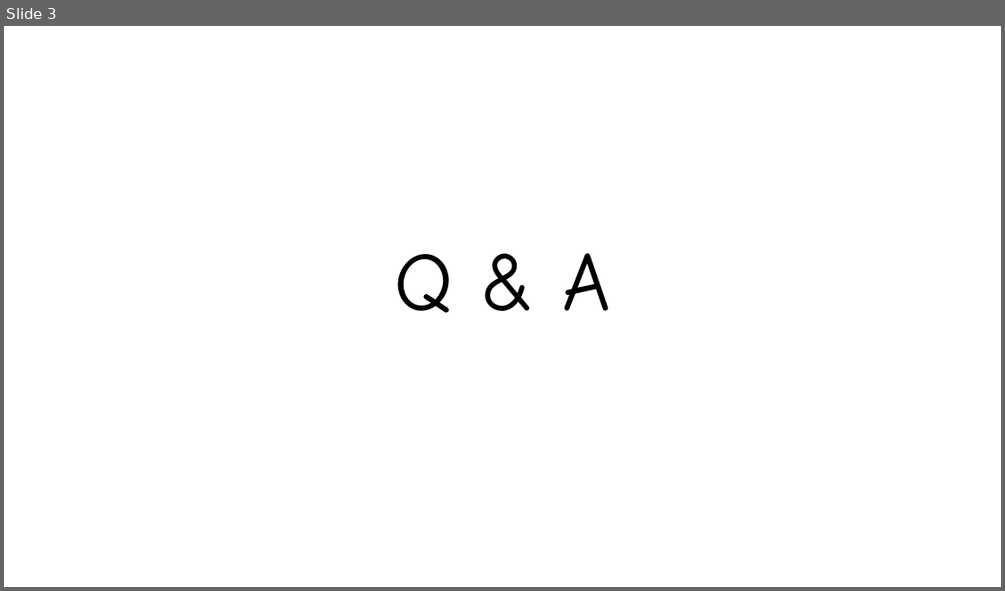
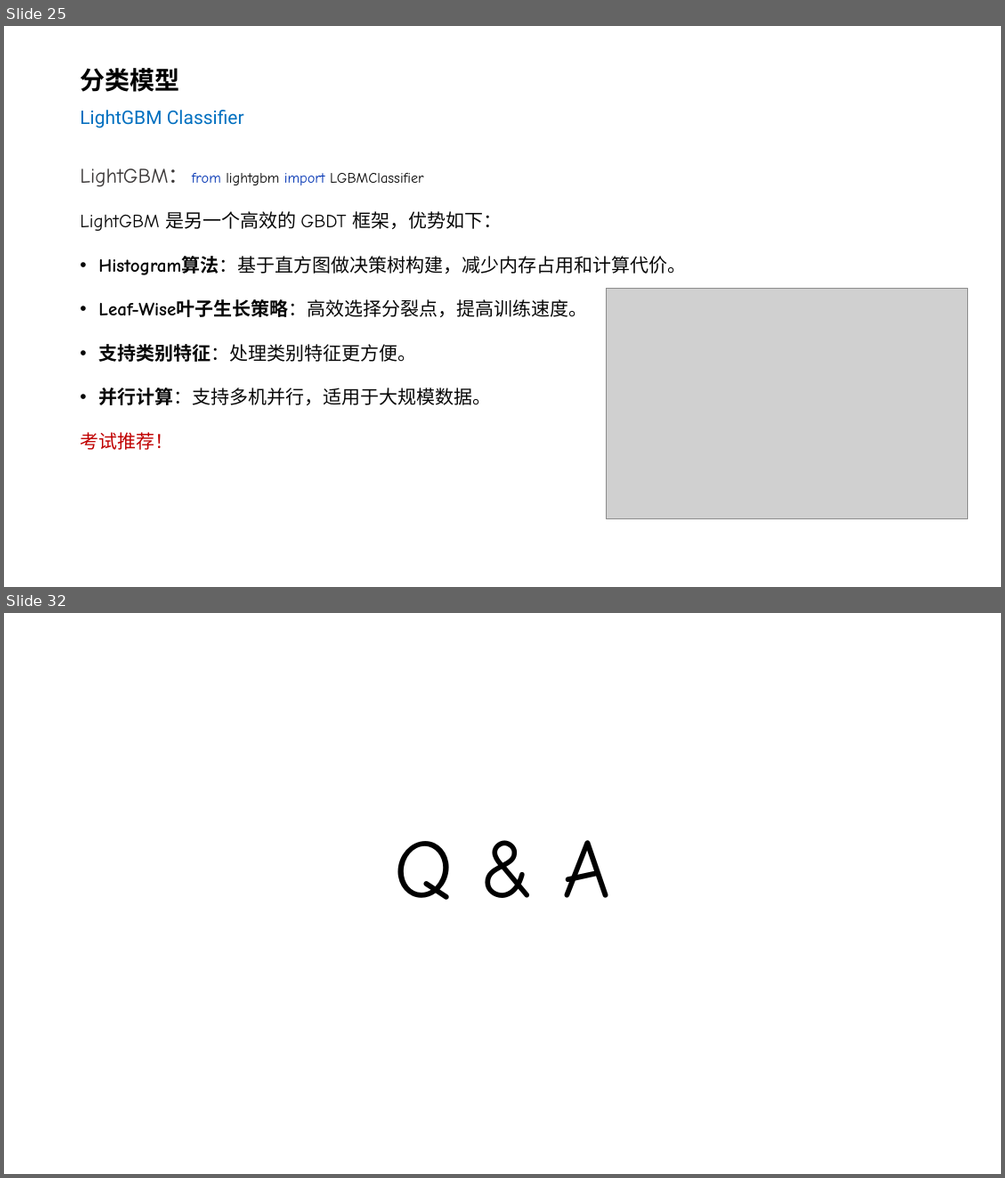
Before and after one commit to silentbalanceyh/cda-exam, a slide deck: ppt/06.模型选择.pptx. Shown one above the other, each under a label of ours: slide 3 before the commit, slides 25 and 32 after it; the slides between them are not shown. The pictures are 1005x591 and 1005x1178 pixels, drawn with LibreOffice and Linux fonts; fonts in the diff are those of the drawing; grey boxes stand for pictures; background and template pictures are left out. Boxes give left, top, right and bottom in pixels: in the first picture for what was removed or moved away, otherwise in the second. Text is boxed around its words. In the diff, an @@ line names an element or a change of style, - is before the commit and + after.

Commit message:
模型选择

```diff
--- a/ppt/06.模型选择.pptx
+++ b/ppt/06.模型选择.pptx
@@ slide 25 added at (x1=4, y1=26, x2=1001, y2=587), background #FFFFFF @@
@@ title added at (x1=80, y1=68, x2=244, y2=128), 18 pt, text #0070C0 @@
+分类模型
+LightGBM Classifier
@@ text added at (x1=80, y1=168, x2=686, y2=450), 18 pt, text #080808 @@
+LightGBM： from lightgbm import LGBMClassifier
+LightGBM 是另一个高效的 GBDT 框架，优势如下：
+• Histogram算法：基于直方图做决策树构建，减少内存占用和计算代价。
+• Leaf-Wise叶子生长策略：高效选择分裂点，提高训练速度。
+• 支持类别特征：处理类别特征更方便。
+• 并行计算：支持多机并行，适用于大规模数据。
+考试推荐！
@@ picture added at (x1=607, y1=288, x2=967, y2=519) @@
@@ what was slide 3 is now slide 32 @@
```
Also in this commit, not shown: 2 slides changed, 28 other slides added, 2 other files.
